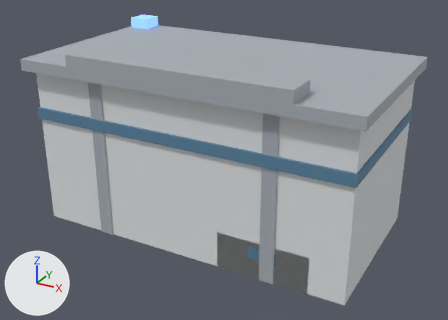
A saved change to the glTF model ClientWeb/src/assets/models/civic/police_station.glb.
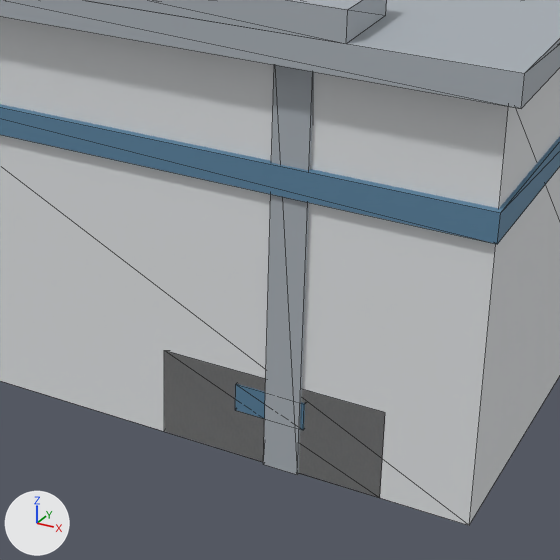
Old and new are each drawn whole from a 50 mm lens placed at (1.006, -1.838, 1.156), pointed at (0.012, -0.032, 0.253) and again close up on the part from 33% to 85% of the width and 27% to 100% of the height. Lighting does not change. The marker at lower left points along +X, +Y and +Z. The older version's two pictures come first. The close-ups show mesh edges as thin lines. Vertices at exactly the same position are counted once.

Names of what the first close-up shows: 'PoliceStation'.
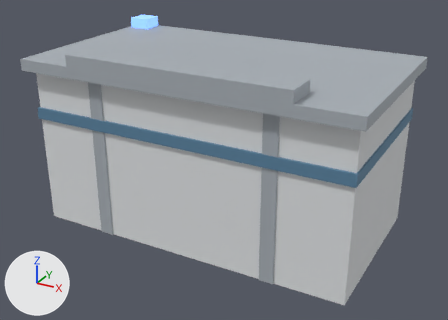
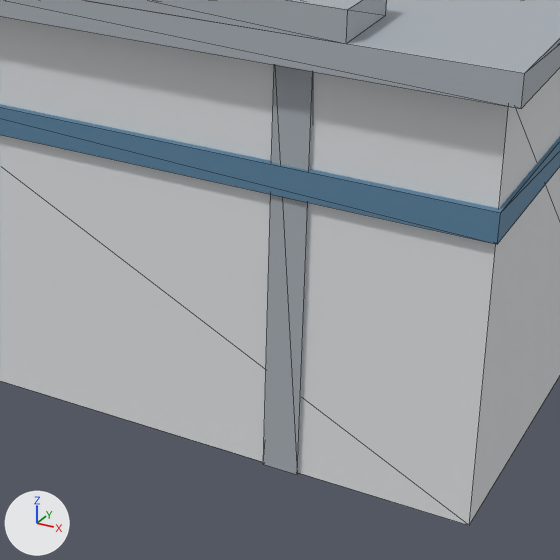
Boxes [x1, y1, x2, y2] around the edits, measured in the close-ups (560 x 560 px):
part 1 of me_cube, deleted: before [164, 351, 385, 497]
part 2 of me_cube, deleted (blue): before [235, 384, 305, 430]

What changed in the scene script:
```text
Change me_cube:
    used by ob_policestation; location = (0.0, 0.0, 0.0)
    remove me_cube.from_pydata(...)  # 104 vertices, 168 faces; spans x -0.605..0.605, y -0.35..0.35, z 0.0..0.66
    add me_cube.from_pydata(...)  # 80 vertices, 132 faces; spans x -0.605..0.605, y -0.35..0.35, z 0.0..0.66
    me_cube part 1: the loose piece of 8 vertices spanning x 0.14..0.46, y -0.31..-0.17, z 0.0..0.13 is deleted
    me_cube part 2: the loose piece of 8 vertices spanning x 0.25..0.35, y -0.312..-0.168, z 0.07..0.11 is deleted
    other edits to the shape of me_cube do not show in these pictures
    remove me_cube.materials.append(mat_patrolbody_mat)  # white #f8f8f8
    remove me_cube.materials.append(mat_patrolstrip_mat)  # blue #5a83a0
    remove me_cube.materials.append(mat_patrolcab_mat)  # white #f8f8f8
```
